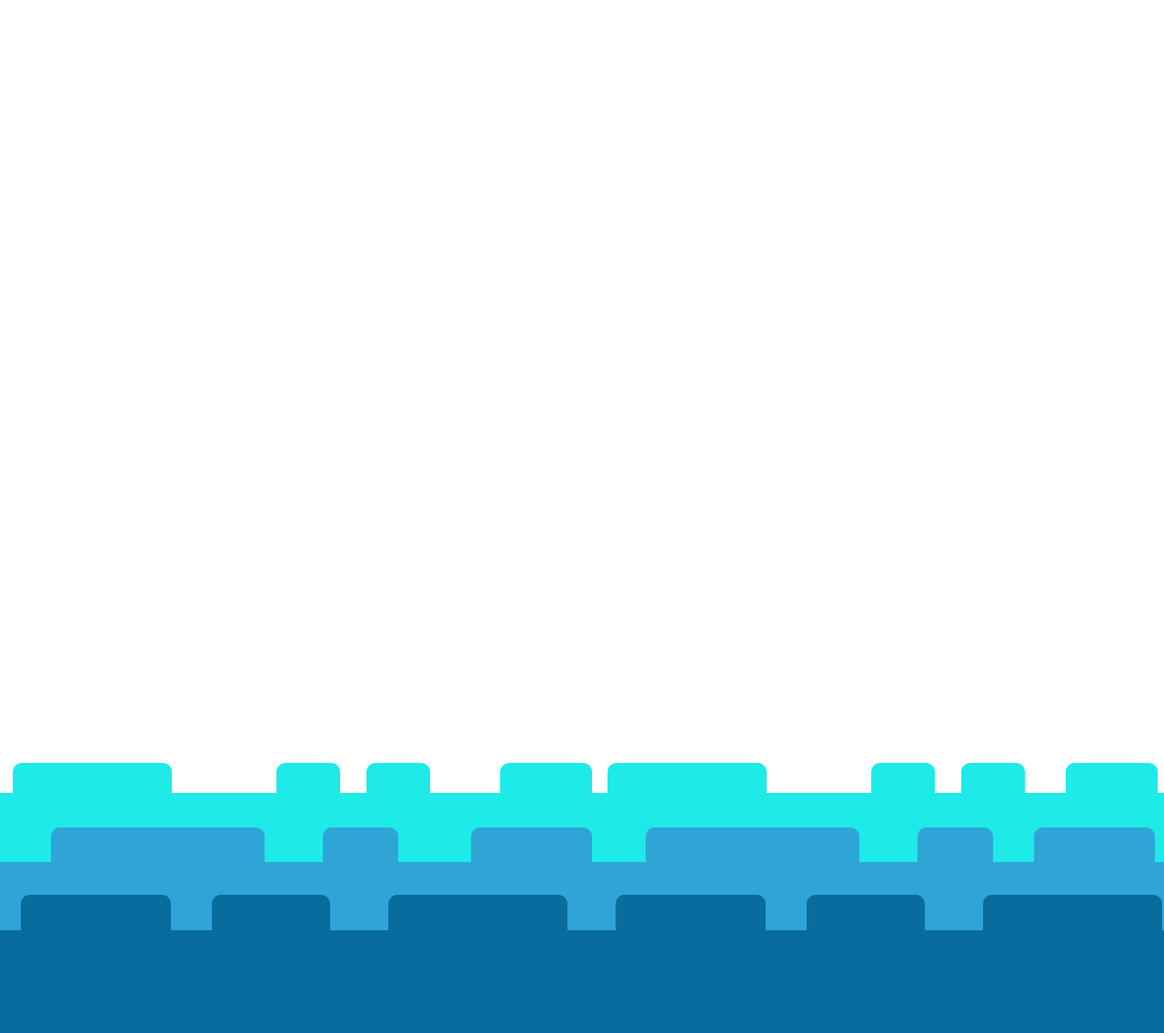
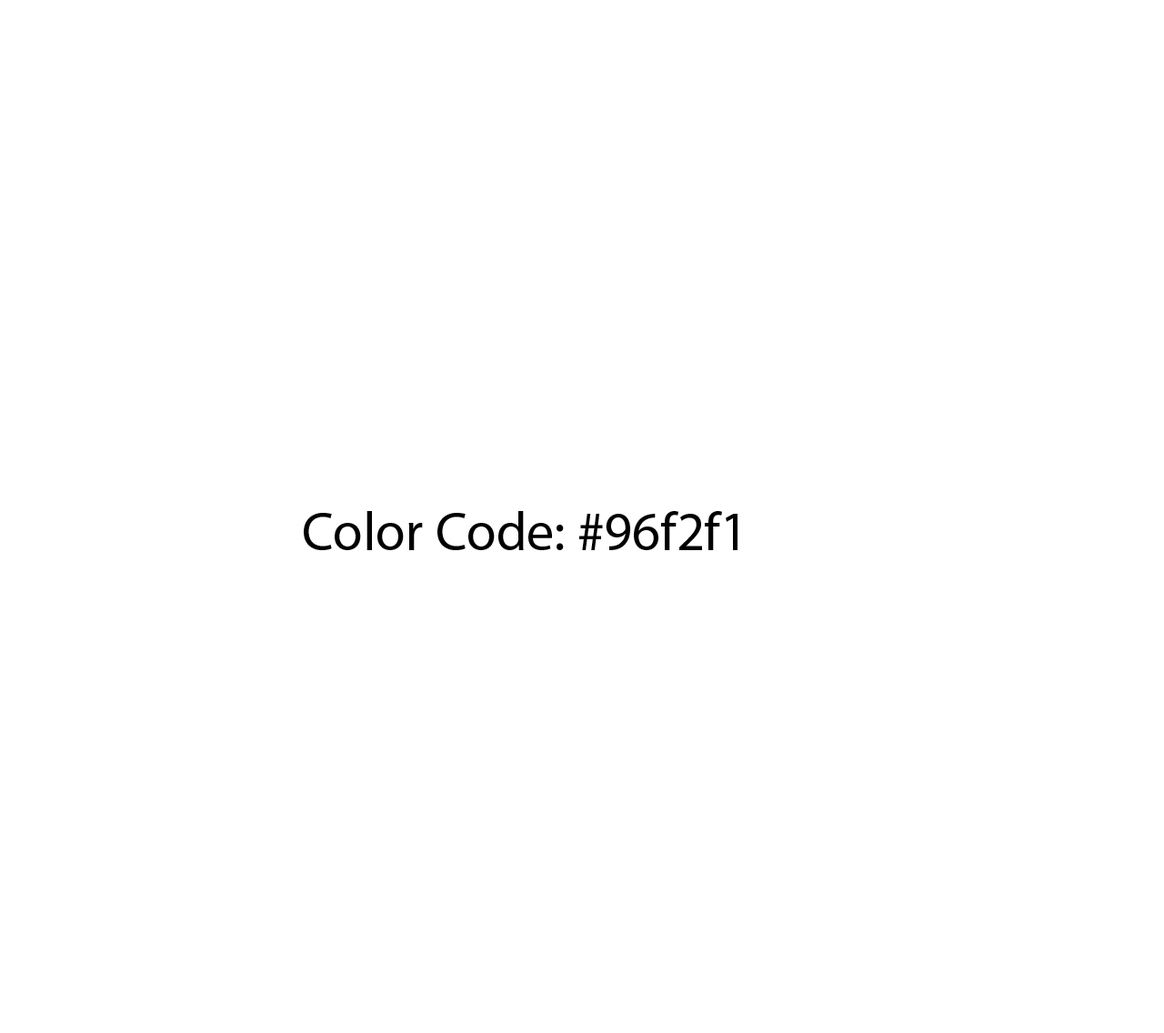
Layers edited between the first and the second 1164px x 1033px image:
added layer "Color Code: #96f2f1" above "Layer 1" over [303,511,738,551]
hid group "Waves copy" (6 layers) over [0,763,1164,1033]
hid group "Group 1" (1st of 2, in "Waves copy") (1 layers) over [0,895,1164,1033]
hid group "Group 2" (1st of 2, in "Waves copy") (1 layers) over [0,827,1164,968]
hid group "Group 3" (1st of 2, in "Waves copy") (1 layers) over [0,763,1164,864]
